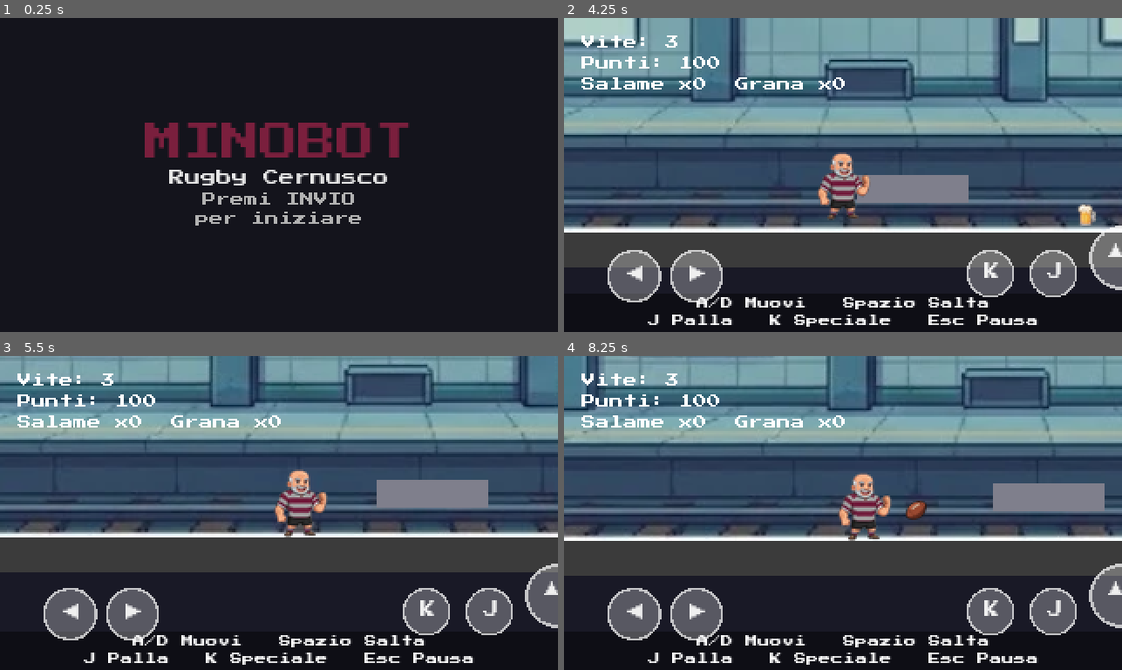
Above: before the commit, frames 1-4 (two rows, left to right).
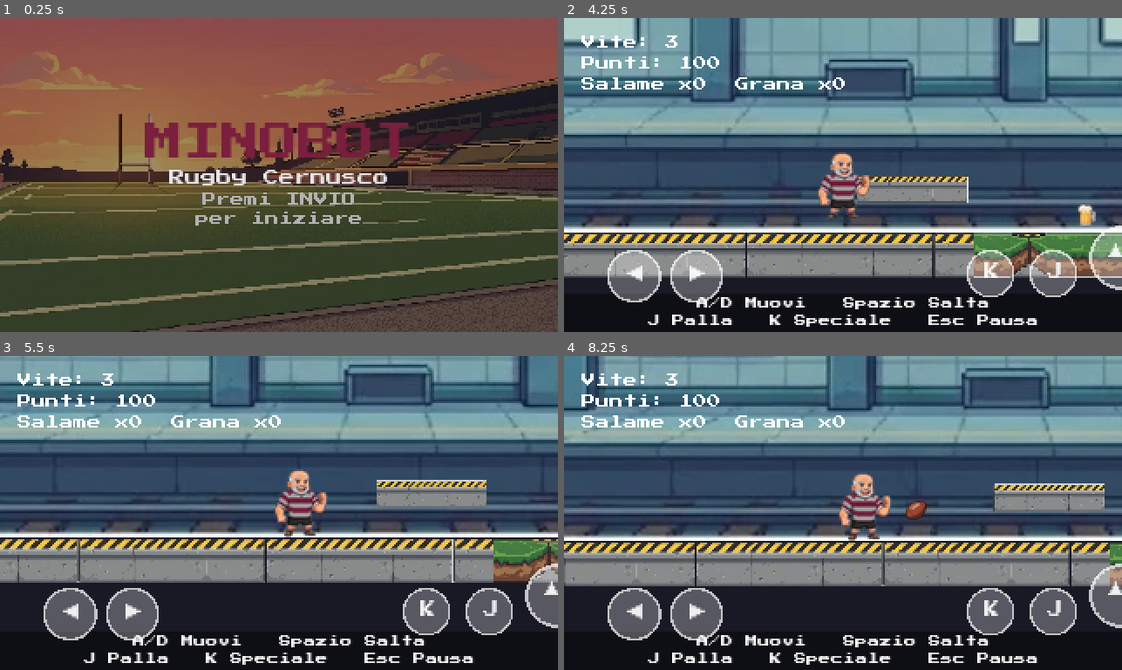
Above: after the commit, the same moments.

Repository: quadroce/minobot
Game: Godot game, scene res://scenes/Main.tscn
Two runs of this game, one before a commit and one after it. Both use one fixed random seed, a clock stepped at 60 frames per second and the inputs below. Sound files missing from this copy of the repository are replaced by a short silence.
Inputs (mouse positions are in pixels of both pictures, inside the frame that each line leads up to):
- Up to frame 1 (0.25 s): no input
- Up to frame 2 (4.25 s): tap Enter (start_game) at 0.5, 0.6, 2.85 s; move the mouse to (965, 159) at 0.52 s; hold Right (move_right) 0.53-2.03 s; click (965, 159) at 0.67 s; tap Space (jump) at 0.77, 1.52, 3.02, 3.77 s; move the mouse to (731, 190) at 1.27 s; tap J (throw_ball) at 1.35, 3.6 s; move the mouse to (898, 105) at 2.02 s; hold Left (move_left) 2.03-2.78 s; tap K (throw_special) at 2.1 s; move the mouse to (815, 237) at 2.77 s; hold Right (move_right) from 2.78 s (still down); click (815, 237) at 2.92 s; move the mouse to (1010, 222) at 3.52 s
- Up to frame 3 (5.5 s): move the mouse to (111, 465) at 4.27 s; release Right (move_right) at 4.28 s; hold Left (move_left) 4.28-5.03 s; tap K (throw_special) at 4.35 s; tap Space (jump) at 4.52 s; move the mouse to (306, 513) at 5.02 s; hold Right (move_right) from 5.03 s (still down); tap Enter (start_game) at 5.1 s; click (306, 513) at 5.17 s
- Up to frame 4 (8.25 s): move the mouse to (759, 434) at 5.77 s; release Right (move_right) at 5.78 s; hold Left (move_left) 5.78-7.28 s; tap J (throw_ball) at 5.85, 8.1 s; tap Space (jump) at 6.02, 6.77, 7.52 s; move the mouse to (965, 497) at 6.52 s; tap K (throw_special) at 6.6 s; move the mouse to (731, 528) at 7.27 s; hold Right (move_right) from 7.28 s (still down); tap Enter (start_game) at 7.35 s; click (731, 528) at 7.42 s; move the mouse to (898, 443) at 8.02 s

The runs differ from the first frame. In frame 1, 91% of the frame differs, in the area x 0-100%, y 0-100%; in frame 2, 12%; in frame 3, 14%; in frame 4, 14%.

Commit message:
Aggiunge porta a H, terreno/piattaforme testurizzate e sfondi menu/vittoria
- Terreno diviso in 3 segmenti (metro/campo/clubhouse) con texture in
  tiling coerenti con lo sfondo di ciascuna zona, al posto della
  striscia grigia unica.
- Piattaforme con la texture della loro zona invece del rettangolo
  colorato.
- Porta a H vera al traguardo invece della barra gialla.
- Sfondo del menu principale (stadio al tramonto) e fuochi d'artificio
  sulla schermata di vittoria (assenti su game over).

Co-Authored-By: Claude Sonnet 5 <noreply@anthropic.com>

Diff:
--- a/scenes/level/Level.tscn
+++ b/scenes/level/Level.tscn
@@ -17,9 +17,19 @@
 [ext_resource type="Texture2D" path="res://assets/sprites/backgrounds/clubhouse.png" id="14"]
 [ext_resource type="PackedScene" path="res://scenes/ui/MobileControls.tscn" id="16"]
 [ext_resource type="AudioStream" path="res://assets/audio/music/theme.mp3" id="17"]
-
-[sub_resource type="RectangleShape2D" id="RectangleShape2D_ground"]
-size = Vector2(2540, 20)
+[ext_resource type="Texture2D" path="res://assets/sprites/props/goal_post.png" id="18"]
+[ext_resource type="Texture2D" path="res://assets/sprites/tiles/metro.png" id="19"]
+[ext_resource type="Texture2D" path="res://assets/sprites/tiles/grass.png" id="20"]
+[ext_resource type="Texture2D" path="res://assets/sprites/tiles/wood.png" id="21"]
+
+[sub_resource type="RectangleShape2D" id="RectangleShape2D_ground_metro"]
+size = Vector2(840, 20)
+
+[sub_resource type="RectangleShape2D" id="RectangleShape2D_ground_field"]
+size = Vector2(890, 20)
+
+[sub_resource type="RectangleShape2D" id="RectangleShape2D_ground_clubhouse"]
+size = Vector2(890, 20)
 
 [sub_resource type="RectangleShape2D" id="RectangleShape2D_platform"]
 size = Vector2(64, 16)
@@ -55,16 +65,47 @@
 
 [node name="World" type="Node2D" parent="."]
 
-[node name="Ground" type="StaticBody2D" parent="World"]
-
-[node name="CollisionShape2D" type="CollisionShape2D" parent="World/Ground"]
-position = Vector2(1250, 170)
-shape = SubResource("RectangleShape2D_ground")
-
-[node name="Visual" type="Polygon2D" parent="World/Ground"]
-position = Vector2(1250, 170)
-color = Color(0.235, 0.235, 0.235, 1)
-polygon = PackedVector2Array(-1270, -10, 1270, -10, 1270, 10, -1270, 10)
+[node name="GroundMetro" type="StaticBody2D" parent="World"]
+position = Vector2(400, 0)
+
+[node name="CollisionShape2D" type="CollisionShape2D" parent="World/GroundMetro"]
+position = Vector2(0, 170)
+shape = SubResource("RectangleShape2D_ground_metro")
+
+[node name="Visual" type="Node2D" parent="World/GroundMetro"]
+position = Vector2(-420, 160)
+script = ExtResource("15")
+texture = ExtResource("19")
+zone_width = 840.0
+target_height = 26.0
+
+[node name="GroundField" type="StaticBody2D" parent="World"]
+position = Vector2(1225, 0)
+
+[node name="CollisionShape2D" type="CollisionShape2D" parent="World/GroundField"]
+position = Vector2(0, 170)
+shape = SubResource("RectangleShape2D_ground_field")
+
+[node name="Visual" type="Node2D" parent="World/GroundField"]
+position = Vector2(-445, 160)
+script = ExtResource("15")
+texture = ExtResource("20")
+zone_width = 890.0
+target_height = 26.0
+
+[node name="GroundClubhouse" type="StaticBody2D" parent="World"]
+position = Vector2(2075, 0)
+
+[node name="CollisionShape2D" type="CollisionShape2D" parent="World/GroundClubhouse"]
+position = Vector2(0, 170)
+shape = SubResource("RectangleShape2D_ground_clubhouse")
+
+[node name="Visual" type="Node2D" parent="World/GroundClubhouse"]
+position = Vector2(-445, 160)
+script = ExtResource("15")
+texture = ExtResource("21")
+zone_width = 890.0
+target_height = 26.0
 
 [node name="PlatformA1" type="StaticBody2D" parent="World"]
 position = Vector2(300, 135)
@@ -72,9 +113,9 @@
 [node name="CollisionShape2D" type="CollisionShape2D" parent="World/PlatformA1"]
 shape = SubResource("RectangleShape2D_platform")
 
-[node name="Visual" type="Polygon2D" parent="World/PlatformA1"]
-color = Color(0.5, 0.5, 0.55, 1)
-polygon = PackedVector2Array(-32, -8, 32, -8, 32, 8, -32, 8)
+[node name="Visual" type="Sprite2D" parent="World/PlatformA1"]
+scale = Vector2(0.07373, 0.07619)
+texture = ExtResource("19")
 
 [node name="PlatformA2" type="StaticBody2D" parent="World"]
 position = Vector2(550, 120)
@@ -82,9 +123,9 @@
 [node name="CollisionShape2D" type="CollisionShape2D" parent="World/PlatformA2"]
 shape = SubResource("RectangleShape2D_platform")
 
-[node name="Visual" type="Polygon2D" parent="World/PlatformA2"]
-color = Color(0.5, 0.5, 0.55, 1)
-polygon = PackedVector2Array(-32, -8, 32, -8, 32, 8, -32, 8)
+[node name="Visual" type="Sprite2D" parent="World/PlatformA2"]
+scale = Vector2(0.07373, 0.07619)
+texture = ExtResource("19")
 
 [node name="PlatformB1" type="StaticBody2D" parent="World"]
 position = Vector2(950, 130)
@@ -92,9 +133,9 @@
 [node name="CollisionShape2D" type="CollisionShape2D" parent="World/PlatformB1"]
 shape = SubResource("RectangleShape2D_platform")
 
-[node name="Visual" type="Polygon2D" parent="World/PlatformB1"]
-color = Color(0.42, 0.32, 0.2, 1)
-polygon = PackedVector2Array(-32, -8, 32, -8, 32, 8, -32, 8)
+[node name="Visual" type="Sprite2D" parent="World/PlatformB1"]
+scale = Vector2(0.0625, 0.1203)
+texture = ExtResource("20")
 
 [node name="PlatformB2" type="StaticBody2D" parent="World"]
 position = Vector2(1250, 110)
@@ -102,9 +143,9 @@
 [node name="CollisionShape2D" type="CollisionShape2D" parent="World/PlatformB2"]
 shape = SubResource("RectangleShape2D_platform")
 
-[node name="Visual" type="Polygon2D" parent="World/PlatformB2"]
-color = Color(0.42, 0.32, 0.2, 1)
-polygon = PackedVector2Array(-32, -8, 32, -8, 32, 8, -32, 8)
+[node name="Visual" type="Sprite2D" parent="World/PlatformB2"]
+scale = Vector2(0.0625, 0.1203)
+texture = ExtResource("20")
 
 [node name="PlatformB3" type="StaticBody2D" parent="World"]
 position = Vector2(1450, 135)
@@ -112,9 +153,9 @@
 [node name="CollisionShape2D" type="CollisionShape2D" parent="World/PlatformB3"]
 shape = SubResource("RectangleShape2D_platform")
 
-[node name="Visual" type="Polygon2D" parent="World/PlatformB3"]
-color = Color(0.42, 0.32, 0.2, 1)
-polygon = PackedVector2Array(-32, -8, 32, -8, 32, 8, -32, 8)
+[node name="Visual" type="Sprite2D" parent="World/PlatformB3"]
+scale = Vector2(0.0625, 0.1203)
+texture = ExtResource("20")
 
 [node name="PlatformC1" type="StaticBody2D" parent="World"]
 position = Vector2(1850, 130)
@@ -122,9 +163,9 @@
 [node name="CollisionShape2D" type="CollisionShape2D" parent="World/PlatformC1"]
 shape = SubResource("RectangleShape2D_platform")
 
-[node name="Visual" type="Polygon2D" parent="World/PlatformC1"]
-color = Color(0.55, 0.42, 0.28, 1)
-polygon = PackedVector2Array(-32, -8, 32, -8, 32, 8, -32, 8)
+[node name="Visual" type="Sprite2D" parent="World/PlatformC1"]
+scale = Vector2(0.06737, 0.10323)
+texture = ExtResource("21")
 
 [node name="Minobot" parent="." instance=ExtResource("2")]
 position = Vector2(40, 146)
@@ -172,9 +213,10 @@
 [node name="CollisionShape2D" type="CollisionShape2D" parent="Goal"]
 shape = SubResource("RectangleShape2D_goal")
 
-[node name="Visual" type="Polygon2D" parent="Goal"]
-color = Color(0.85, 0.85, 0.2, 0.8)
-polygon = PackedVector2Array(-4, -40, 4, -40, 4, 40, -4, 40)
+[node name="Visual" type="Sprite2D" parent="Goal"]
+position = Vector2(0, 0)
+scale = Vector2(0.21898, 0.21898)
+texture = ExtResource("18")
 
 [node name="HUD" parent="." instance=ExtResource("11")]
 
--- a/scenes/ui/EndScreen.tscn
+++ b/scenes/ui/EndScreen.tscn
@@ -1,10 +1,19 @@
-[gd_scene load_steps=2 format=3]
+[gd_scene load_steps=3 format=3]
 
 [ext_resource type="Script" path="res://scripts/ui/end_screen.gd" id="1"]
+[ext_resource type="Texture2D" path="res://assets/sprites/backgrounds/fireworks.png" id="2"]
 
 [node name="EndScreen" type="CanvasLayer"]
 layer = 10
 script = ExtResource("1")
+
+[node name="FireworksBackground" type="TextureRect" parent="."]
+visible = false
+anchor_right = 1.0
+anchor_bottom = 1.0
+texture = ExtResource("2")
+expand_mode = 1
+stretch_mode = 6
 
 [node name="Background" type="ColorRect" parent="."]
 anchor_right = 1.0
--- a/scenes/ui/MainMenu.tscn
+++ b/scenes/ui/MainMenu.tscn
@@ -1,14 +1,22 @@
-[gd_scene load_steps=2 format=3]
+[gd_scene load_steps=3 format=3]
 
 [ext_resource type="Script" path="res://scripts/ui/main_menu.gd" id="1"]
+[ext_resource type="Texture2D" path="res://assets/sprites/backgrounds/stadium.png" id="2"]
 
 [node name="MainMenu" type="CanvasLayer"]
 script = ExtResource("1")
 
-[node name="Background" type="ColorRect" parent="."]
+[node name="Background" type="TextureRect" parent="."]
 anchor_right = 1.0
 anchor_bottom = 1.0
-color = Color(0.078, 0.078, 0.11, 1)
+texture = ExtResource("2")
+expand_mode = 1
+stretch_mode = 6
+
+[node name="Overlay" type="ColorRect" parent="."]
+anchor_right = 1.0
+anchor_bottom = 1.0
+color = Color(0.05, 0.05, 0.08, 0.4)
 
 [node name="Center" type="CenterContainer" parent="."]
 anchor_right = 1.0
--- a/scripts/ui/end_screen.gd
+++ b/scripts/ui/end_screen.gd
@@ -4,12 +4,16 @@
 
 @onready var _message_label: Label = $Margin/VBox/MessageLabel
 @onready var _hint_label: Label = $Margin/VBox/HintLabel
+@onready var _fireworks: TextureRect = $FireworksBackground
+@onready var _dim_overlay: ColorRect = $Background
 
 
-func setup(message: String, _victory: bool) -> void:
+func setup(message: String, victory: bool) -> void:
 	process_mode = Node.PROCESS_MODE_ALWAYS
 	_message_label.text = message
 	_hint_label.text = "Premi INVIO\nper tornare al menu"
+	_fireworks.visible = victory
+	_dim_overlay.color.a = 0.45 if victory else 0.85
 
 
 func _process(_delta: float) -> void:
Binary file added: assets/sprites/backgrounds/fireworks.png
Binary file added: assets/sprites/backgrounds/stadium.png
Binary file added: assets/sprites/props/goal_post.png
Binary file added: assets/sprites/tiles/grass.png
Binary file added: assets/sprites/tiles/metro.png
Binary file added: assets/sprites/tiles/wood.png
Not shown: 1 places in scenes/level/Level.tscn that only renumber resources
